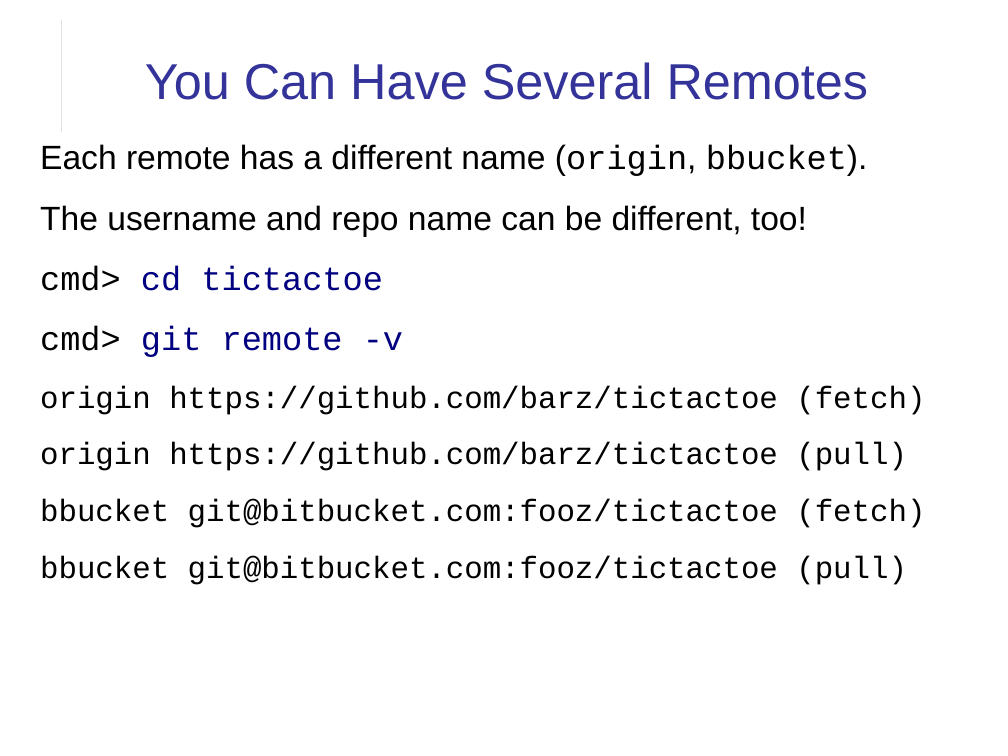
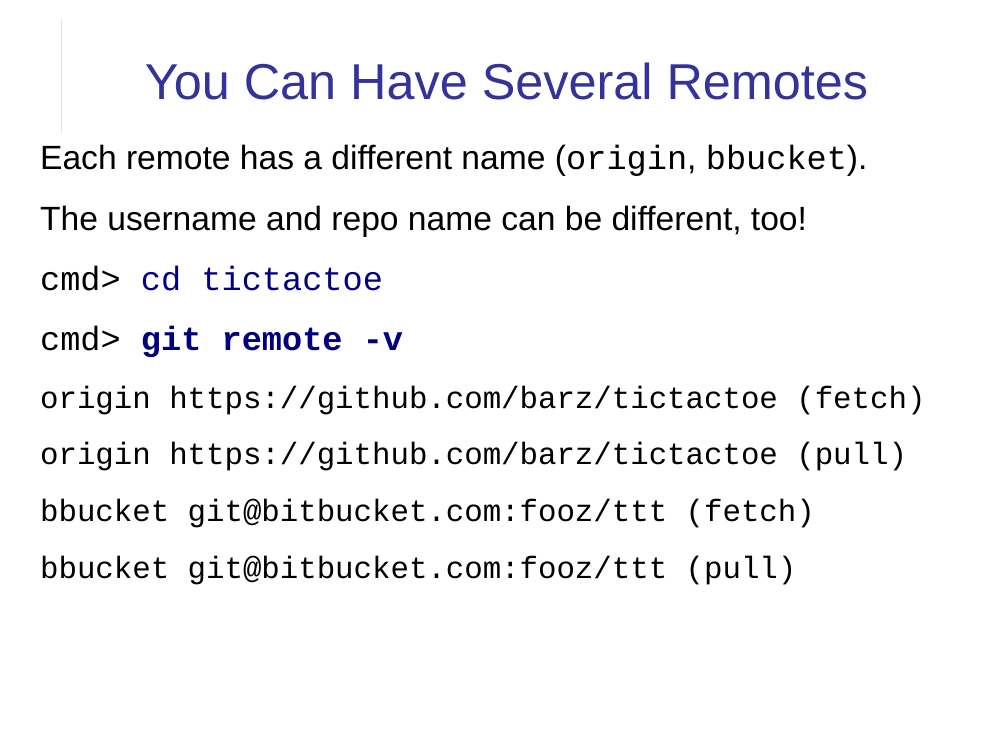
Before and after one commit to cpske/ISP, a slide deck: slide 8 of git/Git-Remotes.odp. Drawn at 1008x756 pixels with LibreOffice and Linux fonts; fonts in the diff are those of the drawing. Boxes give left, top, right and bottom in pixels: in the first picture for what was removed or moved away, otherwise in the second. Text is boxed around its words. In the diff, an @@ line names an element or a change of style, - is before the commit and + after.

Commit message:
add git remotes assignment

```diff
--- a/git/Git-Remotes.odp
+++ b/git/Git-Remotes.odp
@@ text at [40,326,403,357]: bold on in "git remote -v" @@
@@ text at [40,499,815,585]: text changed @@
-bbucket git@bitbucket.com:fooz/tictactoe (fetch)
-bbucket git@bitbucket.com:fooz/tictactoe (pull)
+bbucket git@bitbucket.com:fooz/ttt (fetch)
+bbucket git@bitbucket.com:fooz/ttt (pull)
```
Also in this commit, not shown: 7 other slides changed, 14 slides added, 9 other files.
